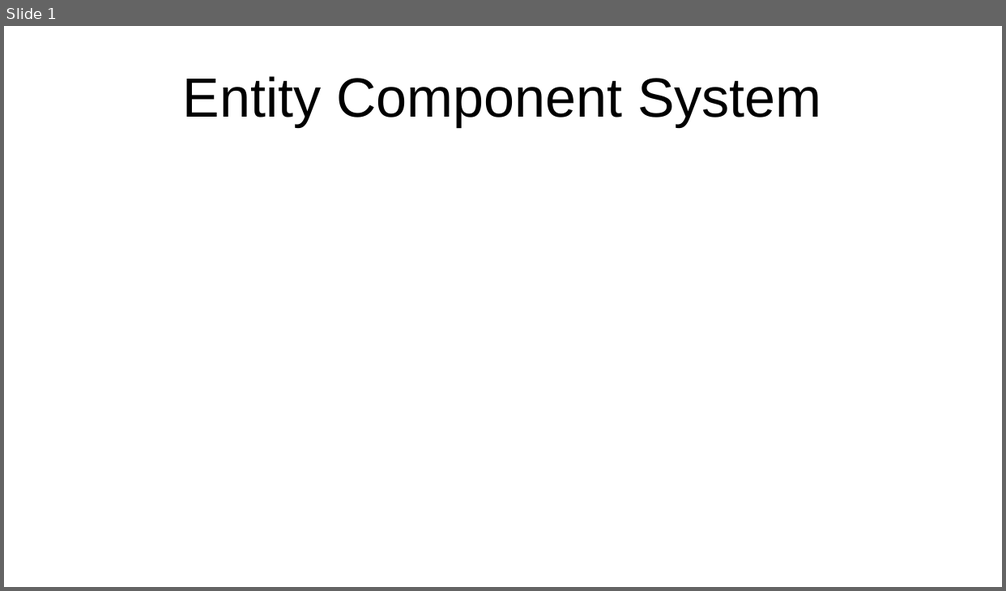
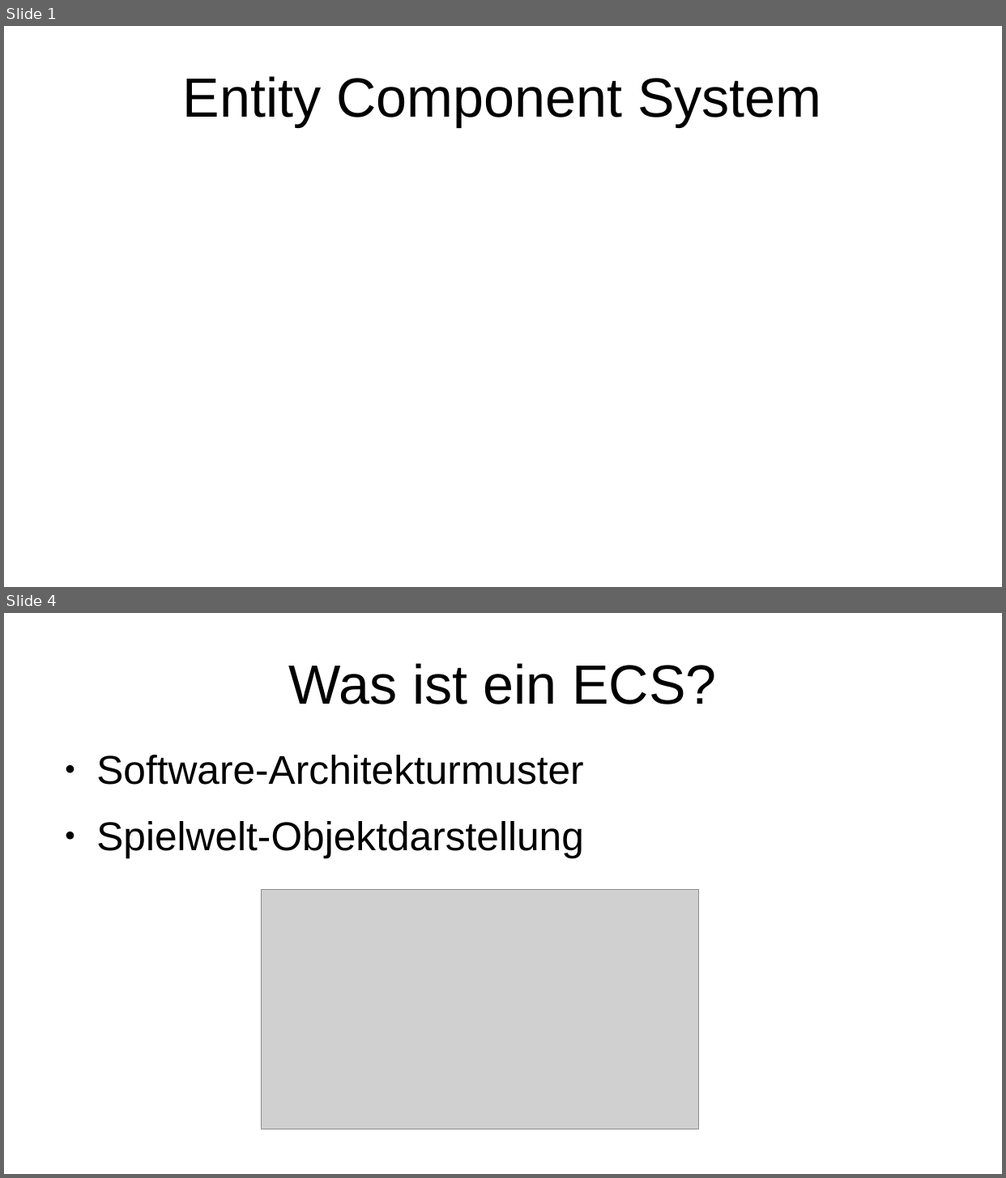
Before and after one commit to AcaciusFaelan/ecs, a slide deck: doc/ecs_presentation.odp. Shown one above the other, each under a label of ours: slide 1 before the commit, slides 1 and 4 after it; the slides between them are not shown. The pictures are 1006x591 and 1006x1178 pixels, drawn with LibreOffice and Linux fonts; fonts in the diff are those of the drawing; grey boxes stand for pictures. Boxes give left, top, right and bottom in pixels: in the first picture for what was removed or moved away, otherwise in the second. Text is boxed around its words. In the diff, an @@ line names an element or a change of style, - is before the commit and + after.

```diff
--- a/doc/ecs_presentation.odp
+++ b/doc/ecs_presentation.odp
@@ slide 4 added at [4, 613, 1002, 1174], background #FFFFFF @@
@@ title added at [288, 663, 716, 705], 44 pt, text #000000 @@
+Was ist ein ECS?
@@ text added at [96, 755, 584, 858], 32 pt, text #000000 @@
+● Software-Architekturmuster
+● Spielwelt-Objektdarstellung
@@ picture added at [262, 890, 700, 1130] @@
```
Also in this commit, not shown: 1 slide changed, 15 other slides added, 1 slide removed, 6 other files.
